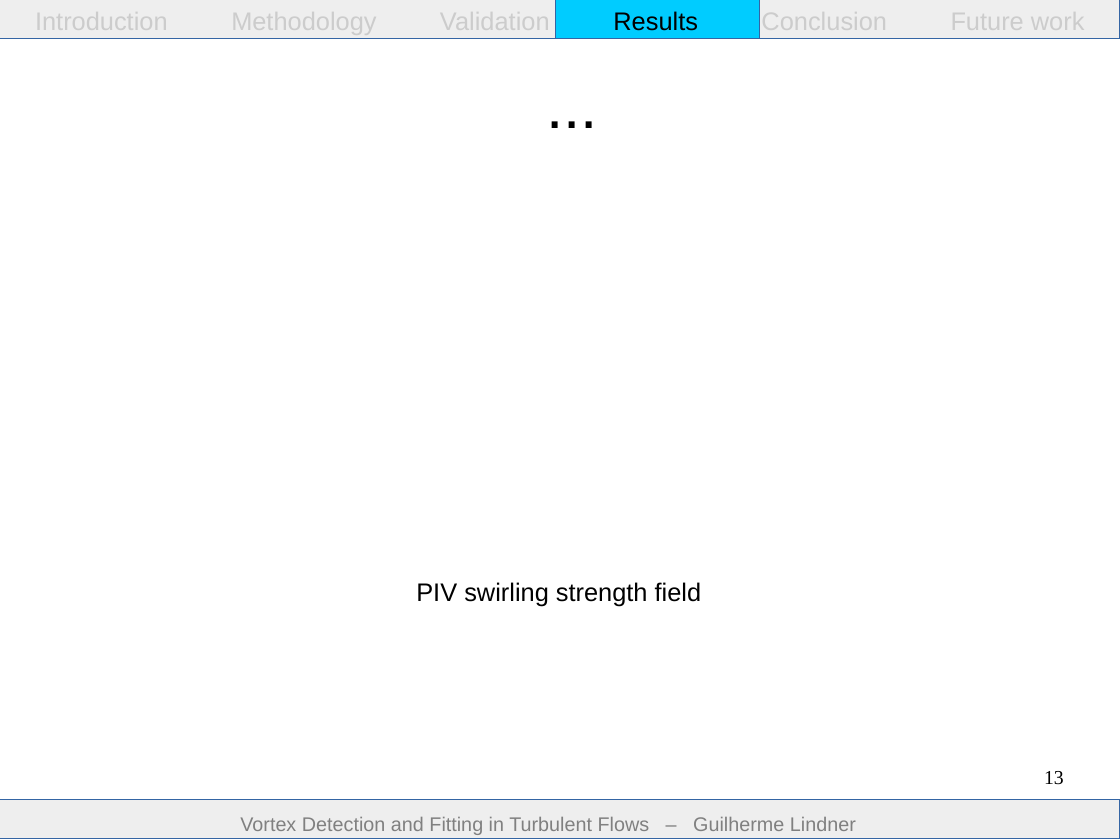
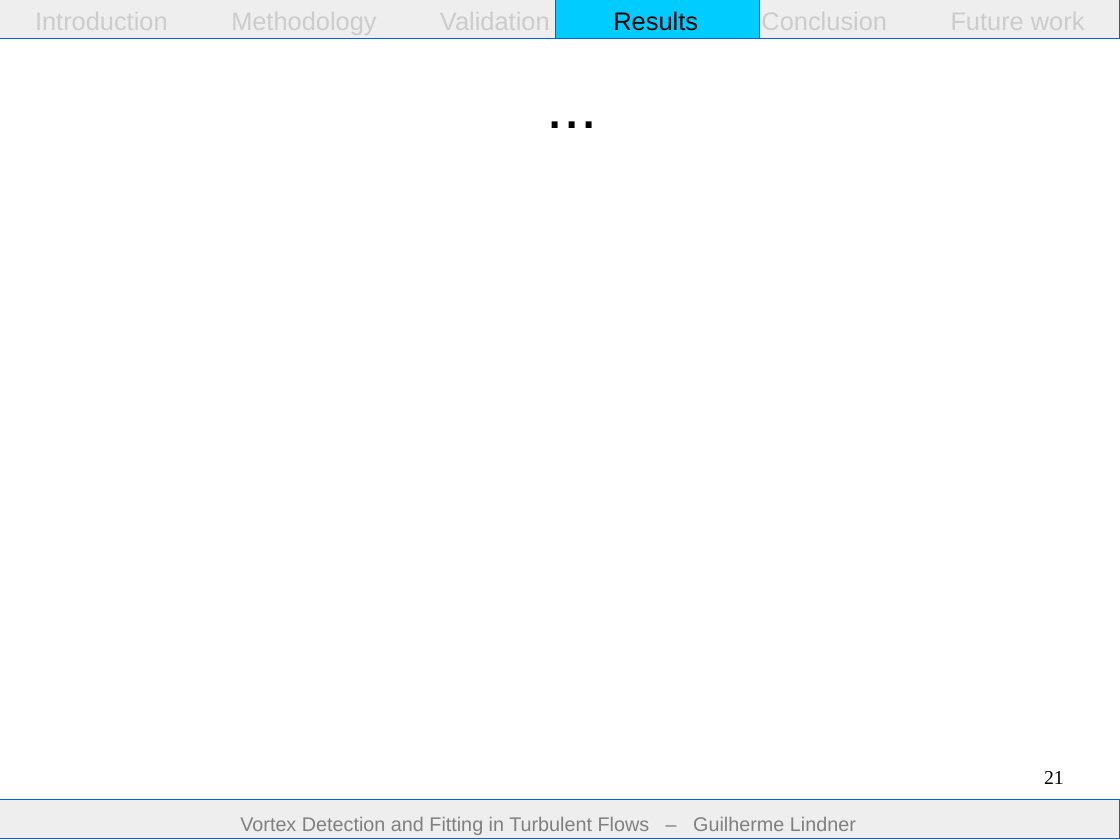
Before and after one commit to guilindner/VortexFitting, a slide deck: slide 21 of docs/report/presentation/presentation.odp (slide 13 before the commit). Drawn at 1120x840 pixels with LibreOffice and Linux fonts; fonts in the diff are those of the drawing. Boxes give left, top, right and bottom in pixels: in the first picture for what was removed or moved away, otherwise in the second. Text is boxed around its words. In the diff, an @@ line names an element or a change of style, - is before the commit and + after.

```diff
--- a/docs/report/presentation/presentation.odp
+++ b/docs/report/presentation/presentation.odp
@@ text removed at (x1=416, y1=582, x2=702, y2=607) @@
-PIV swirling strength field
@@ page number at (x1=1044, y1=771, x2=1064, y2=784): text changed @@
-13
+21
@@ outline #3465A4 0 pt to #0066CC 0 pt in 3 elements at (x1=0, y1=0, x2=1120, y2=39), (x1=556, y1=0, x2=759, y2=39), (x1=0, y1=800, x2=1120, y2=838) @@
```
Also in this commit, not shown: 13 other slides changed, 11 slides added, 2 other files.
